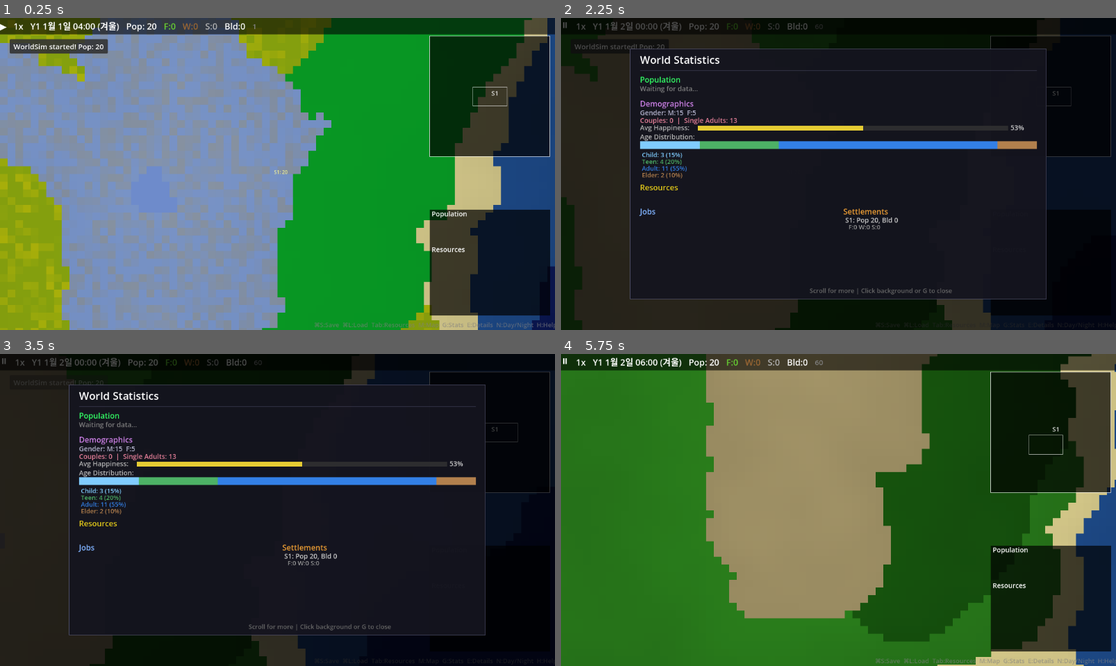
Above: before the commit, frames 1-4 (two rows, left to right).
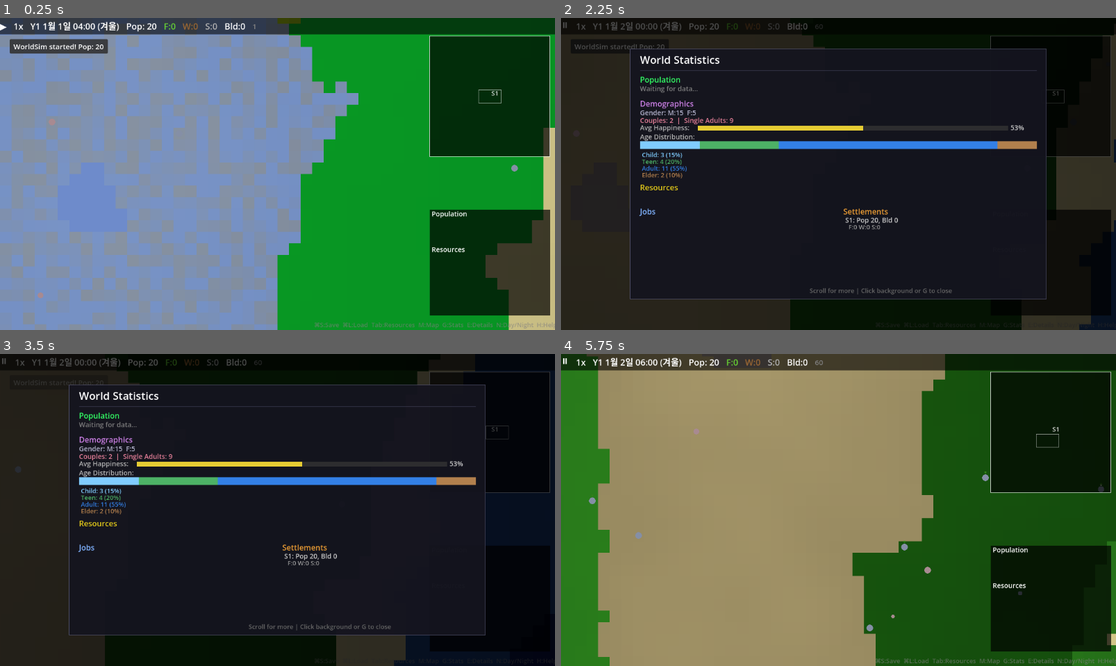
Above: after the commit, the same moments.

Repository: hyunlord/new-world
Game: Godot game, scene res://scenes/main/main.tscn
Two runs of this game, one before a commit and one after it. Both use one fixed random seed, a clock stepped at 60 frames per second and the inputs below.
Inputs (mouse positions are in pixels of both pictures, inside the frame that each line leads up to):
- Up to frame 1 (0.25 s): no input
- Up to frame 2 (2.25 s): tap Enter at 0.5, 2 s; drag from (1049, 96) to (894, 105) at 0.52 s; tap Space at 1.25 s; drag from (1049, 261) to (810, 236) at 1.27 s; move the mouse to (838, 174) at 2.02 s; hold D from 2.03 s (still down); tap Tab at 2.1 s; click (838, 174) at 2.17 s
- Up to frame 3 (3.5 s): release D at 2.75 s; drag from (249, 572) to (111, 463) at 2.77 s
- Up to frame 4 (5.75 s): tap Space at 3.5, 3.77 s; move the mouse to (1005, 556) at 3.52 s; hold A 3.53-4.25 s; tap G at 3.6 s; drag from (672, 463) to (755, 432) at 4.27 s; tap Enter at 5 s; move the mouse to (866, 510) at 5.02 s; hold S from 5.03 s (still down); tap N at 5.1 s; click (866, 510) at 5.17 s

The runs differ from the first frame. In frame 1, 39% of the frame differs, in the area x 0-100%, y 0-100%; in frame 2, 6.3%; in frame 3, 3.6%; in frame 4, 41%, in the area x 4-100%, y 0-100%.

Commit message:
fix: integration bugfix — death tracking, birth bottleneck, rendering scale (T-2002)
Bug A+C: All death paths (starvation, maternal, stillborn) now call
mortality_system.register_death(); entity_manager.kill_entity() cleans
up settlement membership.

Bug D: Bootstrap 2-3 partner pairs directly, add visit_partner behavior,
relax pregnancy conditions (love 0.3→0.15, food fallback, chance 5→8%).

Bug E: Entity sizes +50%, LOD0 threshold lowered (zoom<0.6), default
camera zoom 1.0→1.5.

Co-Authored-By: Claude Sonnet 4.5 <noreply@anthropic.com>

Diff:
--- a/scenes/main/main.gd
+++ b/scenes/main/main.gd
@@ -97,6 +97,7 @@
 
 	# Initialize settlement manager + first settlement
 	settlement_manager = SettlementManager.new()
+	entity_manager._settlement_manager = settlement_manager
 
 	# Initialize relationship manager
 	relationship_manager = RelationshipManagerScript.new()
@@ -140,6 +141,7 @@
 
 	mortality_system = MortalitySystem.new()
 	mortality_system.init(entity_manager, sim_engine.rng)
+	needs_system._mortality_system = mortality_system
 
 	social_event_system = SocialEventSystem.new()
 	social_event_system.init(entity_manager, relationship_manager, sim_engine.rng)
@@ -273,18 +275,32 @@
 		rel.interaction_count = 12
 		rel.type = "friend"
 
-	# 1-2 close_friend pairs (opposite gender for romance path)
-	var close_count: int = mini(2, mini(males.size(), females.size()))
-	for i in range(close_count):
-		if i >= males.size() or i >= females.size():
-			break
-		var rel: RefCounted = relationship_manager.get_or_create(males[i].id, females[i].id)
-		rel.affinity = 65.0
-		rel.trust = 60.0
-		rel.interaction_count = 18
-		rel.type = "close_friend"
-
-	print("[Main] Bootstrapped %d friend + %d close_friend relationships." % [friend_count, close_count])
+	# 2-3 partner pairs (opposite gender, adults only)
+	var partner_count: int = mini(3, mini(males.size(), females.size()))
+	var adult_males: Array = []
+	var adult_females: Array = []
+	for i in range(males.size()):
+		if males[i].age_stage == "adult":
+			adult_males.append(males[i])
+	for i in range(females.size()):
+		if females[i].age_stage == "adult":
+			adult_females.append(females[i])
+	partner_count = mini(partner_count, mini(adult_males.size(), adult_females.size()))
+	for i in range(partner_count):
+		var m: RefCounted = adult_males[i]
+		var f: RefCounted = adult_females[i]
+		var rel: RefCounted = relationship_manager.get_or_create(m.id, f.id)
+		rel.affinity = 85.0
+		rel.trust = 75.0
+		rel.romantic_interest = 90.0
+		rel.interaction_count = 25
+		rel.type = "partner"
+		m.partner_id = f.id
+		f.partner_id = m.id
+		m.emotions["love"] = 0.5
+		f.emotions["love"] = 0.5
+
+	print("[Main] Bootstrapped %d friend + %d partner relationships." % [friend_count, partner_count])
 
 
 var _last_overlay_tick: int = 0
--- a/scripts/ai/behavior_system.gd
+++ b/scripts/ai/behavior_system.gd
@@ -63,6 +63,18 @@
 		"rest": _urgency_curve(energy_deficit) * 1.2,
 		"socialize": _urgency_curve(social_deficit) * 0.8,
 	}
+
+	# Visit partner: seek proximity with partner for love/pregnancy
+	if entity.partner_id != -1 and (stage == "adult" or stage == "elder"):
+		var partner: RefCounted = _entity_manager.get_entity(entity.partner_id)
+		if partner != null and partner.is_alive:
+			var pdx: int = absi(entity.position.x - partner.position.x)
+			var pdy: int = absi(entity.position.y - partner.position.y)
+			if pdx > 3 or pdy > 3:
+				# Partner is far, want to visit
+				scores["visit_partner"] = 0.4 + _rng.randf() * 0.1
+				if entity.emotions.get("love", 0.0) > 0.3:
+					scores["visit_partner"] = 0.6  # Higher when in love
 
 	# Teen: gather_food only (no wood/stone/build)
 	if stage == "teen":
@@ -222,6 +234,13 @@
 		"socialize":
 			entity.action_target = _find_nearest_entity(entity)
 			entity.action_timer = 8
+		"visit_partner":
+			var partner: RefCounted = _entity_manager.get_entity(entity.partner_id)
+			if partner != null:
+				entity.action_target = partner.position
+			else:
+				entity.action_target = entity.position
+			entity.action_timer = 15
 
 	emit_event("action_chosen", {
 		"entity_id": entity.id,
--- a/scripts/core/entity_manager.gd
+++ b/scripts/core/entity_manager.gd
@@ -7,6 +7,7 @@
 var _next_id: int = 1
 var _world_data: RefCounted
 var _rng: RandomNumberGenerator
+var _settlement_manager: RefCounted
 var chunk_index: RefCounted  # ChunkIndex for O(1) spatial lookups
 
 const FIRST_NAMES: PackedStringArray = [
@@ -92,6 +93,9 @@
 	if not _entities.has(entity_id):
 		return
 	var entity = _entities[entity_id]
+	# Settlement cleanup
+	if _settlement_manager != null and entity.settlement_id > 0:
+		_settlement_manager.remove_member(entity.settlement_id, entity.id)
 	entity.is_alive = false
 	_world_data.unregister_entity(entity.position, entity.id)
 	chunk_index.remove_entity(entity.id, entity.position)
--- a/scripts/systems/family_system.gd
+++ b/scripts/systems/family_system.gd
@@ -143,6 +143,8 @@
 	# Handle maternal death
 	if not complications.mother_survived:
 		_entity_manager.kill_entity(mother.id, "maternal_death", tick)
+		if _mortality_system != null and _mortality_system.has_method("register_death"):
+			_mortality_system.register_death(false)
 		emit_event("maternal_death", {
 			"entity_id": mother.id,
 			"entity_name": mother.entity_name,
@@ -170,6 +172,8 @@
 	# Very unhealthy newborns die immediately
 	if health < 0.1:
 		_entity_manager.kill_entity(child.id, "stillborn", tick)
+		if _mortality_system != null and _mortality_system.has_method("register_death"):
+			_mortality_system.register_death(true)
 		emit_event("stillborn", {
 			"entity_id": child.id,
 			"entity_name": child.entity_name,
@@ -315,16 +319,17 @@
 		if dx > 3 or dy > 3:
 			continue
 
-		# Love >= 0.3
-		if entity.emotions.get("love", 0.0) < 0.3:
-			continue
-
-		# Settlement food check: food >= population * 0.5
+		# Love >= 0.15 (lowered from 0.3 for faster first births)
+		if entity.emotions.get("love", 0.0) < 0.15:
+			continue
+
+		# Food check: stockpile food OR personal hunger > 0.4
 		if not _settlement_has_enough_food(entity.settlement_id):
-			continue
-
-		# 5% chance per check
-		if _rng.randf() >= 0.05:
+			if entity.hunger < 0.4:
+				continue
+
+		# 8% chance per check (increased from 5% for viable population growth)
+		if _rng.randf() >= 0.08:
 			continue
 
 		# Start pregnancy with Gaussian gestation duration
--- a/scripts/systems/mortality_system.gd
+++ b/scripts/systems/mortality_system.gd
@@ -217,6 +217,13 @@
 	_year_births += 1
 
 
+## Register a death (called externally by NeedsSystem, FamilySystem)
+func register_death(is_infant: bool = false) -> void:
+	_year_deaths += 1
+	if is_infant:
+		_year_infant_deaths += 1
+
+
 ## ─── Theoretical life expectancy (numerical integration) ──
 
 func _calc_theoretical_e0() -> float:
--- a/scripts/systems/needs_system.gd
+++ b/scripts/systems/needs_system.gd
@@ -1,6 +1,7 @@
 extends "res://scripts/core/simulation_system.gd"
 
 var _entity_manager: RefCounted
+var _mortality_system: RefCounted
 
 
 func _init() -> void:
@@ -54,5 +55,8 @@
 					"tick": tick,
 				})
 				_entity_manager.kill_entity(entity.id, "starvation", tick)
+				if _mortality_system != null and _mortality_system.has_method("register_death"):
+					var age_years: float = GameConfig.get_age_years(entity.age)
+					_mortality_system.register_death(age_years < 1.0)
 		else:
 			entity.starving_timer = 0
--- a/scripts/ui/camera_controller.gd
+++ b/scripts/ui/camera_controller.gd
@@ -16,8 +16,8 @@
 	# Start at world center
 	var center_px := Vector2(GameConfig.WORLD_SIZE) * GameConfig.TILE_SIZE * 0.5
 	position = center_px
-	zoom = Vector2(1, 1)
-	_target_zoom = 1.0
+	zoom = Vector2(1.5, 1.5)
+	_target_zoom = 1.5
 	make_current()
 
 
--- a/scripts/ui/entity_renderer.gd
+++ b/scripts/ui/entity_renderer.gd
@@ -30,10 +30,10 @@
 
 ## Age size multipliers
 const AGE_SIZE_MULT: Dictionary = {
-	"infant": 0.35,
-	"toddler": 0.5,
-	"child": 0.6,
-	"teen": 0.8,
+	"infant": 0.45,
+	"toddler": 0.55,
+	"child": 0.65,
+	"teen": 0.85,
 	"adult": 1.0,
 	"elder": 0.95,
 	"ancient": 0.9,
@@ -41,11 +41,11 @@
 
 ## Job visual definitions: shape, size, color
 const JOB_VISUALS: Dictionary = {
-	"none": {"size": 3.0, "color": Color(0.6, 0.6, 0.6)},
-	"gatherer": {"size": 4.0, "color": Color(0.3, 0.8, 0.2)},
-	"lumberjack": {"size": 5.0, "color": Color(0.6, 0.35, 0.1)},
-	"builder": {"size": 5.0, "color": Color(0.9, 0.6, 0.1)},
-	"miner": {"size": 4.0, "color": Color(0.5, 0.6, 0.75)},
+	"none": {"size": 4.5, "color": Color(0.6, 0.6, 0.6)},
+	"gatherer": {"size": 5.5, "color": Color(0.3, 0.8, 0.2)},
+	"lumberjack": {"size": 6.5, "color": Color(0.6, 0.35, 0.1)},
+	"builder": {"size": 6.5, "color": Color(0.9, 0.6, 0.1)},
+	"miner": {"size": 5.5, "color": Color(0.5, 0.6, 0.75)},
 }
 
 ## Resource indicator colors
@@ -74,9 +74,9 @@
 	var zl: float = cam.zoom.x if cam else 1.0
 
 	# LOD transitions with hysteresis
-	if _current_lod == 0 and zl > 1.7:
+	if _current_lod == 0 and zl > 0.9:
 		_current_lod = 1
-	elif _current_lod == 1 and zl < 1.3:
+	elif _current_lod == 1 and zl < 0.6:
 		_current_lod = 0
 	elif _current_lod == 1 and zl > 4.2:
 		_current_lod = 2
Not shown, changed: docs/CHANGELOG.md
Not shown, changed: docs/GAME_BALANCE.md
Not shown, changed: docs/SYSTEMS.md
